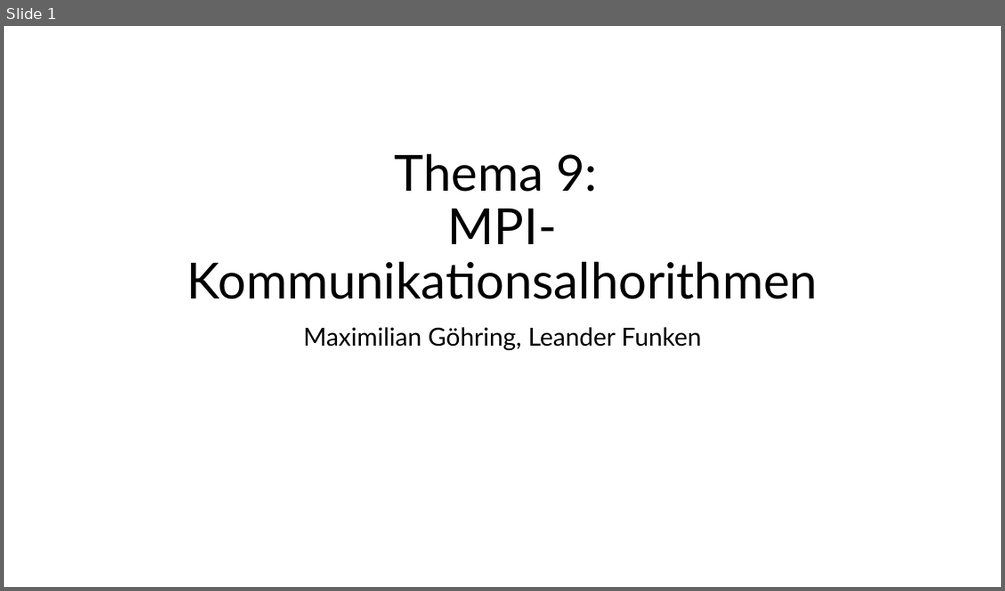
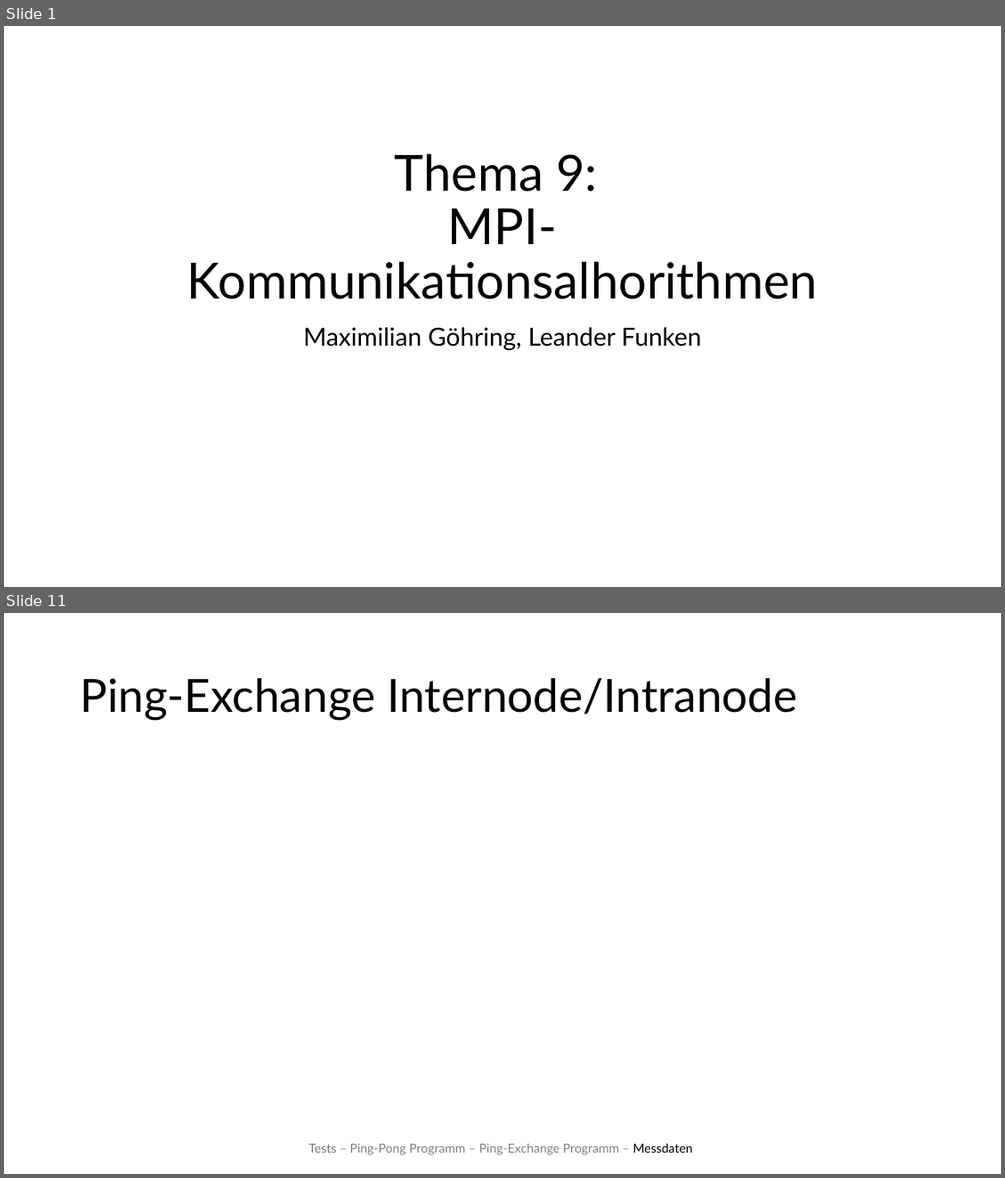
Before and after one commit to Leander-s/komnet, a slide deck: Thema 9.pptx. Shown one above the other, each under a label of ours: slide 1 before the commit, slides 1 and 11 after it; the slides between them are not shown. The pictures are 1005x591 and 1005x1178 pixels, drawn with LibreOffice and Linux fonts; fonts in the diff are those of the drawing. Boxes give left, top, right and bottom in pixels: in the first picture for what was removed or moved away, otherwise in the second. Text is boxed around its words. In the diff, an @@ line names an element or a change of style, - is before the commit and + after.

```diff
--- a/Thema 9.pptx
+++ b/Thema 9.pptx
@@ slide 11 added at (x1=4, y1=613, x2=1001, y2=1174), background #FFFFFF @@
@@ title added at (x1=80, y1=678, x2=798, y2=720), 44 pt, text #000000 @@
+Ping-Exchange Internode/Intranode
@@ text added at (x1=308, y1=1143, x2=693, y2=1155), 12 pt, text #808080 @@
+Tests – Ping-Pong Programm – Ping-Exchange Programm – Messdaten
```
Also in this commit, not shown: 5 slides changed, 2 other slides added.
